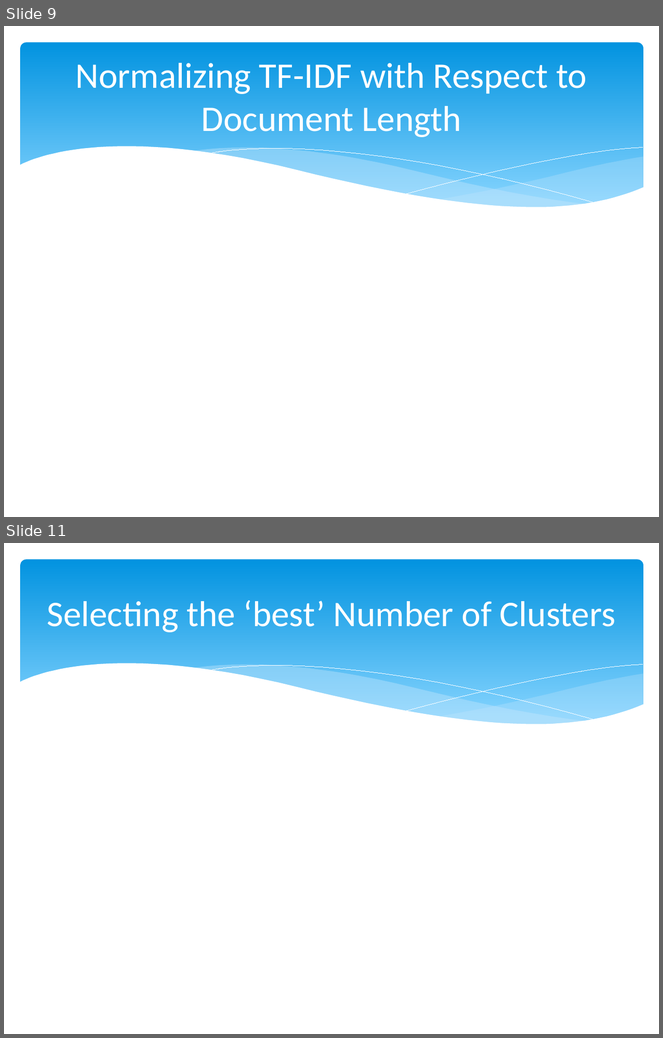
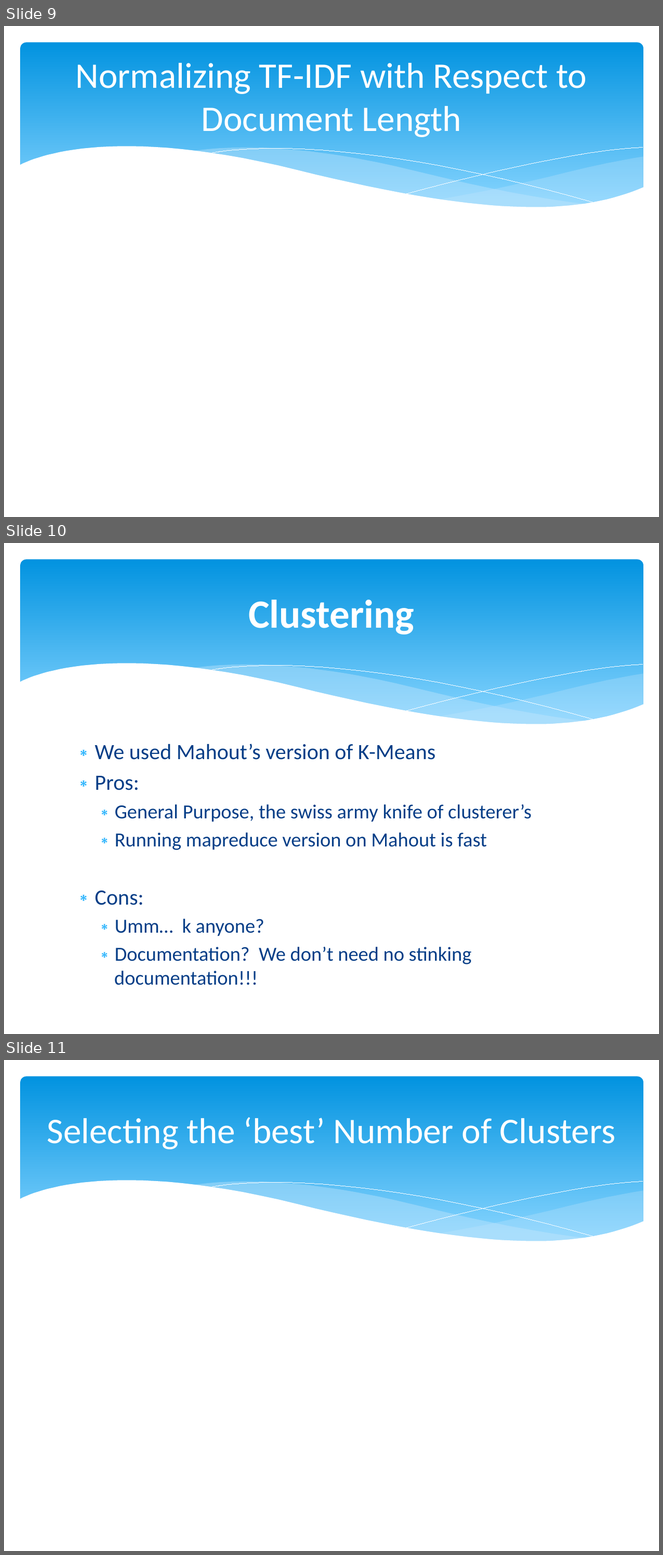
Before and after one commit to Mletter1/Challenge1, a slide deck: Presentation.pptx. Shown one above the other, each under a label of ours: slides 9 and 11 before the commit, slides 9, 10 and 11 after it; the slides between them are not shown. The pictures are 663x1038 and 663x1555 pixels, drawn with LibreOffice and Linux fonts; fonts in the diff are those of the drawing. Boxes give left, top, right and bottom in pixels: in the first picture for what was removed or moved away, otherwise in the second. Text is boxed around its words. In the diff, an @@ line names an element or a change of style, - is before the commit and + after.

```diff
--- a/Presentation.pptx
+++ b/Presentation.pptx
@@ slide 10 added at bbox=[4, 543, 659, 1034], background #FFFFFF; not listed: 6 template elements that a slide beside it also shows @@
@@ title added at bbox=[248, 600, 414, 635], 44 pt, text #FFFFFF, bold @@
+Clustering
@@ text added at bbox=[95, 744, 532, 986], 22 pt, text #073E87 @@
+∗ We used Mahout’s version of K-Means
+∗ Pros:
+  ∗ General Purpose, the swiss army knife of clusterer’s
+  ∗ Running mapreduce version on Mahout is fast
+∗ Cons:
+  ∗ Umm… k anyone?
+  ∗ Documentation? We don’t need no stinking documentation!!!
```
Also in this commit, not shown: 3 slides changed, 1 other slide added, 1 slide removed.
